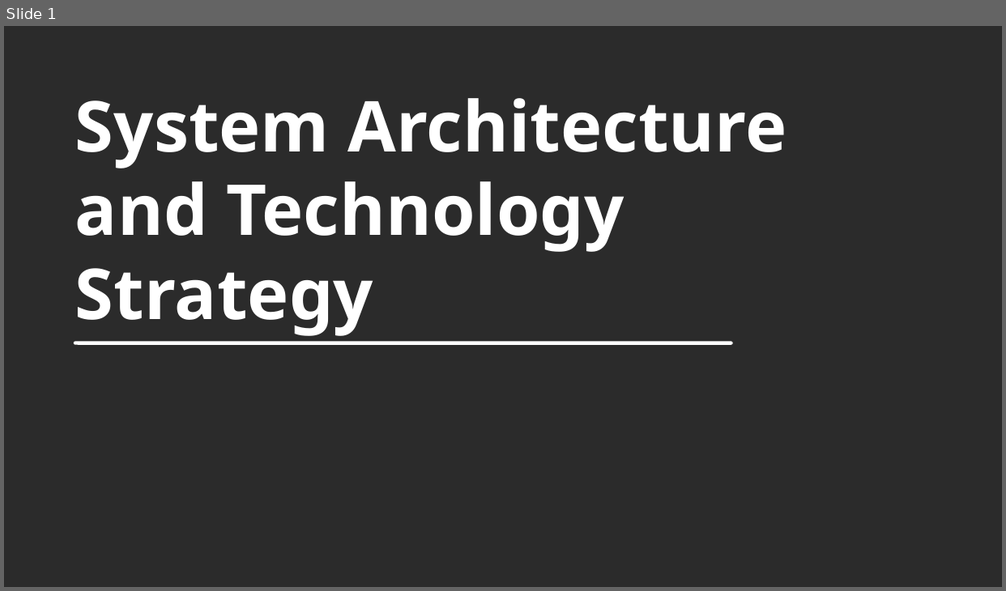
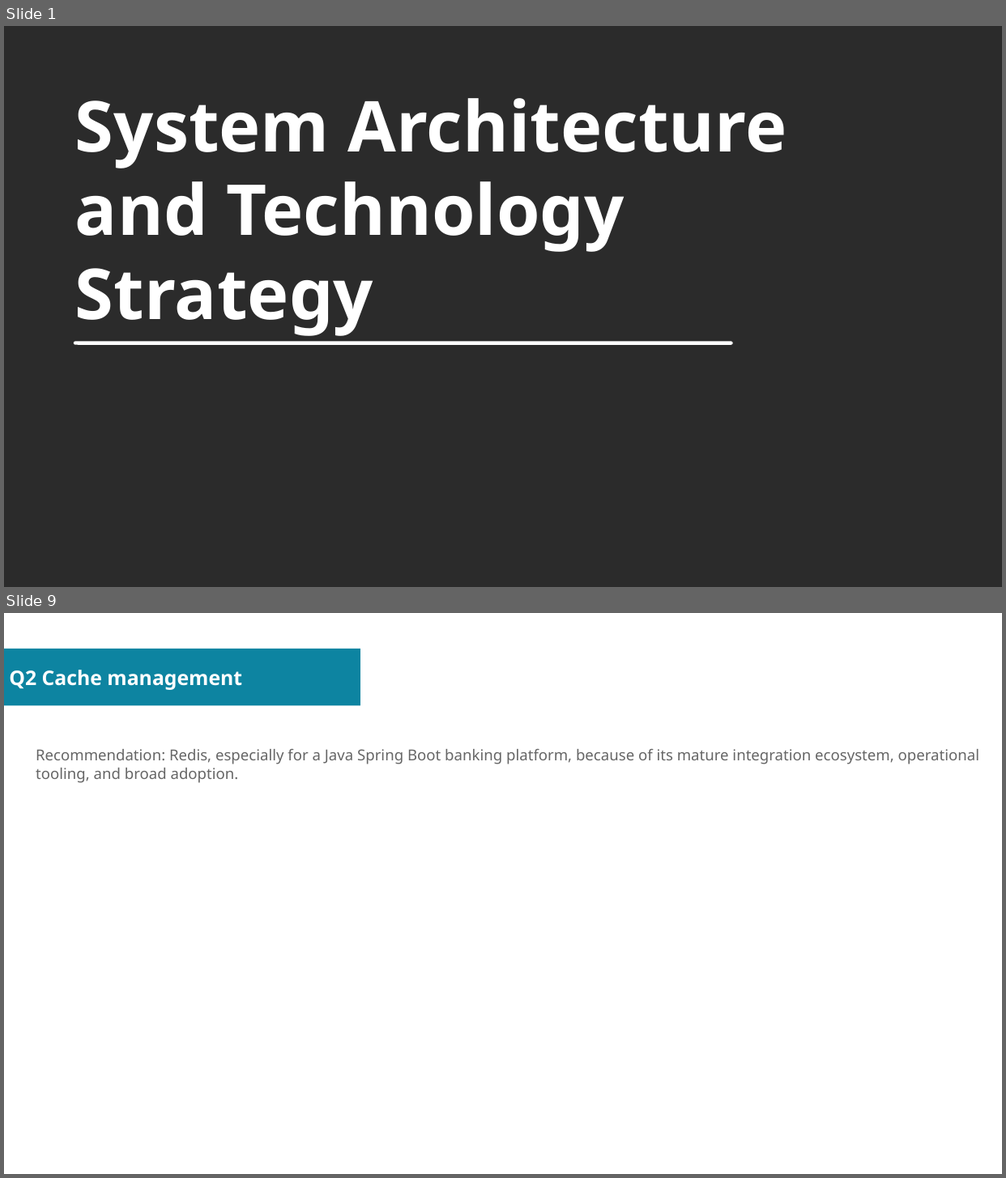
Before and after one commit to sovannotychea/ori-test, a slide deck: docs/02.odp. Shown one above the other, each under a label of ours: slide 1 before the commit, slides 1 and 9 after it; the slides between them are not shown. The pictures are 1006x591 and 1006x1178 pixels, drawn with LibreOffice and Linux fonts; fonts in the diff are those of the drawing; background and template pictures are left out; a plain dark background stands for a picture behind light text. Boxes give left, top, right and bottom in pixels: in the first picture for what was removed or moved away, otherwise in the second. Text is boxed around its words. In the diff, an @@ line names an element or a change of style, - is before the commit and + after.

```diff
--- a/docs/02.odp
+++ b/docs/02.odp
@@ slide 9 added at box(4, 613, 1002, 1174), background #FFFFFF @@
@@ rectangle added at box(4, 649, 360, 705), fill #0D84A1 @@
@@ title added at box(9, 670, 242, 690), 16 pt, text #FFFFFF, bold @@
+Q2 Cache management
@@ text added at box(36, 749, 979, 783), 12 pt, text #666666 @@
+Recommendation: Redis, especially for a Java Spring Boot banking platform, because of its mature integration ecosystem, operational tooling, and broad adoption.
```
Also in this commit, not shown: 2 slides changed, 8 other slides added, 1 other file.
